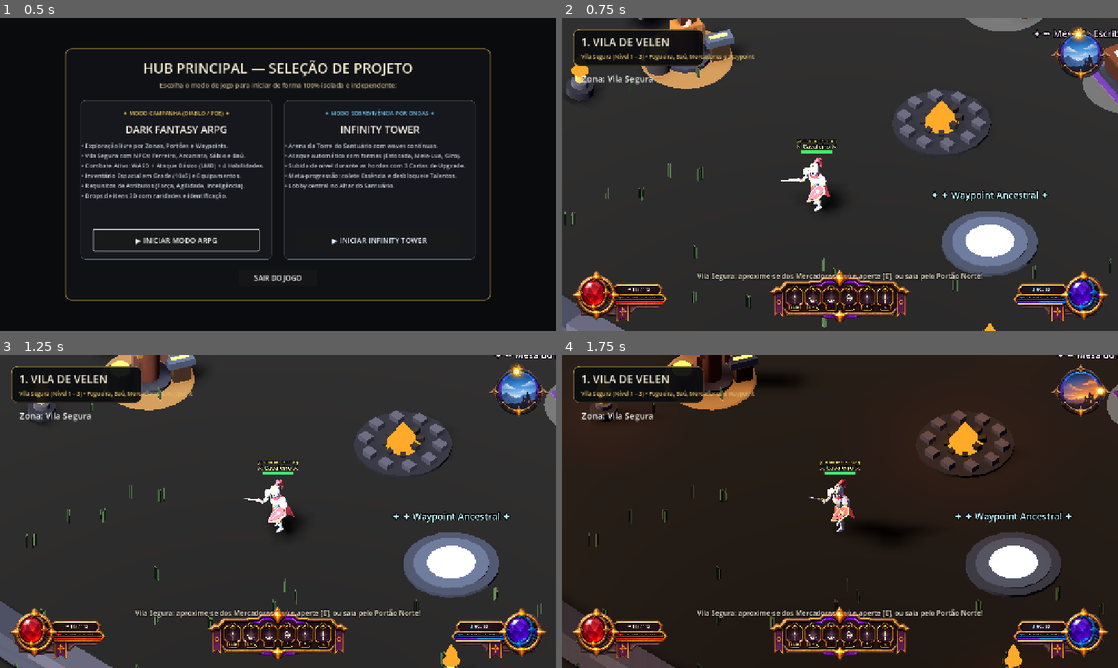
Above: before the commit, frames 1-4 (two rows, left to right).
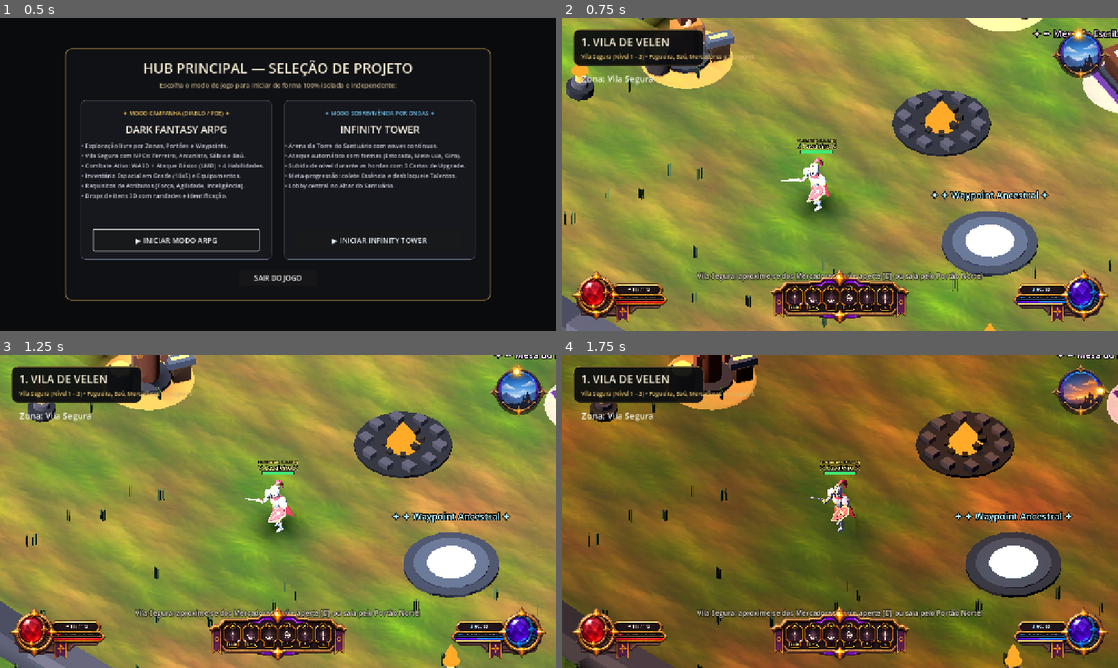
Above: after the commit, the same moments.

Repository: mguedesdev/tower-arpg
Game: Godot game, scene res://scenes/launcher.tscn
The game is run twice, just before and just after one commit, with the same random seed, the same clock (stepped at 60 frames per second) and the same inputs.
Inputs (mouse positions are in pixels of both pictures, inside the frame that each line leads up to):
- Up to frame 1 (0.5 s): no input
- Up to frame 2 (0.75 s): click "▶ INICIAR MODO ARPG" at 0.5 s
- Up to frame 3 (1.25 s): no input
- Up to frame 4 (1.75 s): tap E at 1.25 s; drag from (1079, 389) to (895, 442) at 1.27 s

Frame 1 is identical in both runs. In frame 2, 80% of the frame differs, in the area x 0-100%, y 0-100%; in frame 3, 80%; in frame 4, 80%.

Commit message:
feat(lighting): refatoracao nativa com sombras duras e textura de chao PBR

Diff:
--- /dev/null
+++ b/assets/materials/ground_terrain_material.tres
@@ -0,0 +1,13 @@
+[gd_resource type="StandardMaterial3D" format=3]
+
+[ext_resource type="Texture2D" path="res://assets/textures/grass_light_tile.png" id="1_rv1vo"]
+[ext_resource type="Texture2D" path="res://assets/textures/soil_moist_tile.png" id="2_8n7f3"]
+[ext_resource type="Texture2D" path="res://assets/textures/terrain_blend_noise.png" id="3_5jyw5"]
+
+[resource]
+albedo_texture = ExtResource("1_rv1vo")
+roughness = 0.95
+detail_enabled = true
+detail_mask = ExtResource("3_5jyw5")
+detail_albedo = ExtResource("2_8n7f3")
+uv1_scale = Vector3(10, 10, 1)
--- a/game/campaign/belt_lantern_3d.gd
+++ b/game/campaign/belt_lantern_3d.gd
@@ -319,7 +319,7 @@
 	_omni_light.omni_range = DEFAULT_LIGHT_RANGE
 	_omni_light.omni_attenuation = DEFAULT_ATTENUATION
 	_omni_light.shadow_enabled = shadow_enabled
-	_omni_light.shadow_bias = 0.06
-	_omni_light.shadow_normal_bias = 1.2
-	_omni_light.shadow_blur = 0.12
+	_omni_light.shadow_bias = 0.03
+	_omni_light.shadow_normal_bias = 1.0
+	_omni_light.shadow_blur = 0.0
 	_lantern_model_root.add_child(_omni_light)
--- a/game/campaign/town_interactable_3d.gd
+++ b/game/campaign/town_interactable_3d.gd
@@ -69,6 +69,7 @@
 	_station_light.light_energy = 0.55
 	_station_light.omni_range = 3.2
 	_station_light.omni_attenuation = 1.5
+	_station_light.shadow_blur = 0.0
 	_station_light.position = Vector3(0.0, 1.8, 0.3)
 	_station_light.add_to_group("day_night_torch_light")
 	add_child(_station_light)
--- a/game/ui/campaign/day_night_cycle_hud.gd
+++ b/game/ui/campaign/day_night_cycle_hud.gd
@@ -77,16 +77,13 @@
 	_world_env = world_env
 	if _sun_light != null:
 		_sun_light.shadow_enabled = true
-		_sun_light.directional_shadow_mode = DirectionalLight3D.SHADOW_PARALLEL_4_SPLITS
-		_sun_light.directional_shadow_max_distance = 64.0
-		_sun_light.directional_shadow_blend_splits = true
+		_sun_light.directional_shadow_mode = DirectionalLight3D.SHADOW_ORTHOGONAL
+		_sun_light.directional_shadow_max_distance = 45.0
 		_sun_light.light_angular_distance = 0.0
-		_sun_light.shadow_bias = 0.012
-		_sun_light.shadow_normal_bias = 1.2
-		_sun_light.shadow_blur = 0.05
-		_sun_light.directional_shadow_split_1 = 0.12
-		_sun_light.directional_shadow_split_2 = 0.28
-		_sun_light.directional_shadow_split_3 = 0.55
+		_sun_light.shadow_bias = 0.015
+		_sun_light.shadow_normal_bias = 1.0
+		_sun_light.shadow_blur = 0.0
+		_sun_light.shadow_opacity = 1.0
 	if _world_env != null and _world_env.environment != null:
 		_env_instance = _world_env.environment.duplicate() as Environment
 		_env_instance.tonemap_mode = Environment.TONE_MAPPER_FILMIC
@@ -219,11 +216,11 @@
 	# • Tarde: tonalidade dourada/âmbar moderada, sombras alongadas de entardecer.
 	# • Noite: luar azul e atmosfera dark fantasy com ambiente azul-violeta límpido para excelente legibilidade de relevo e caminhos.
 	var kf_night := {
-		"sun_color": Color(0.48, 0.62, 0.90),
-		"sun_energy": 0.65,
-		"shadow_opacity": 0.80,
-		"ambient_color": Color(0.34, 0.40, 0.58),
-		"ambient_energy": 0.25,
+		"sun_color": Color(0.42, 0.55, 0.88),
+		"sun_energy": 0.50,
+		"shadow_opacity": 0.85,
+		"ambient_color": Color(0.22, 0.26, 0.40),
+		"ambient_energy": 0.24,
 		"bg_color": Color(0.02, 0.025, 0.045),
 		"pitch": -0.78,
 		"yaw": 0.45,
@@ -232,8 +229,8 @@
 	var kf_dawn := {
 		"sun_color": Color(0.98, 0.92, 0.85),
 		"sun_energy": 1.20,
-		"shadow_opacity": 0.90,
-		"ambient_color": Color(0.52, 0.58, 0.68),
+		"shadow_opacity": 1.0,
+		"ambient_color": Color(0.48, 0.54, 0.65),
 		"ambient_energy": 0.30,
 		"bg_color": Color(0.06, 0.07, 0.12),
 		"pitch": -0.52,
@@ -243,8 +240,8 @@
 	var kf_morning := {
 		"sun_color": Color(0.98, 0.99, 1.0),
 		"sun_energy": 1.35,
-		"shadow_opacity": 0.92,
-		"ambient_color": Color(0.56, 0.62, 0.74),
+		"shadow_opacity": 1.0,
+		"ambient_color": Color(0.52, 0.58, 0.70),
 		"ambient_energy": 0.32,
 		"bg_color": Color(0.08, 0.12, 0.18),
 		"pitch": -0.92,
@@ -254,8 +251,8 @@
 	var kf_afternoon := {
 		"sun_color": Color(0.98, 0.99, 1.0),
 		"sun_energy": 1.35,
-		"shadow_opacity": 0.92,
-		"ambient_color": Color(0.56, 0.62, 0.74),
+		"shadow_opacity": 1.0,
+		"ambient_color": Color(0.52, 0.58, 0.70),
 		"ambient_energy": 0.32,
 		"bg_color": Color(0.08, 0.12, 0.18),
 		"pitch": -0.92,
@@ -265,8 +262,8 @@
 	var kf_dusk := {
 		"sun_color": Color(0.98, 0.82, 0.68),
 		"sun_energy": 1.10,
-		"shadow_opacity": 0.88,
-		"ambient_color": Color(0.44, 0.42, 0.56),
+		"shadow_opacity": 1.0,
+		"ambient_color": Color(0.42, 0.40, 0.55),
 		"ambient_energy": 0.28,
 		"bg_color": Color(0.06, 0.05, 0.09),
 		"pitch": -0.50,
--- a/project.godot
+++ b/project.godot
@@ -33,3 +33,7 @@
 renderer/rendering_method="gl_compatibility"
 renderer/rendering_method.mobile="gl_compatibility"
 anti_aliasing/quality/msaa_3d=2
+lights_and_shadows/directional_shadow/soft_shadow_filter_quality=0
+lights_and_shadows/directional_shadow/size=4096
+lights_and_shadows/positional_shadow/soft_shadow_filter_quality=0
+lights_and_shadows/positional_shadow/atlas_size=4096
--- a/scenes/arpg/arpg_game.tscn
+++ b/scenes/arpg/arpg_game.tscn
@@ -1,9 +1,10 @@
-[gd_scene load_steps=12 format=3]
+[gd_scene load_steps=13 format=3]
 
 [ext_resource type="Script" path="res://scripts/arpg/arpg_game.gd" id="1_arpg"]
 [ext_resource type="Script" path="res://scripts/camera_follow.gd" id="2_camera"]
 [ext_resource type="PackedScene" path="res://scenes/player.tscn" id="3_player"]
 [ext_resource type="Script" path="res://scripts/arena_art.gd" id="4_arena_art"]
+[ext_resource type="Material" path="res://assets/materials/ground_terrain_material.tres" id="5_ground_mat"]
 
 [sub_resource type="StandardMaterial3D" id="GroundMaterial"]
 albedo_color = Color(0.12, 0.10, 0.10, 1)
@@ -19,8 +20,8 @@
 background_mode = 1
 background_color = Color(0.045, 0.05, 0.065, 1)
 ambient_light_source = 2
-ambient_light_color = Color(0.22, 0.42, 0.60, 1)
-ambient_light_energy = 0.56
+ambient_light_color = Color(0.48, 0.52, 0.62, 1)
+ambient_light_energy = 0.35
 
 [sub_resource type="StyleBoxFlat" id="TitleHudPanel"]
 bg_color = Color(0.045, 0.05, 0.06, 0.94)
@@ -42,17 +43,21 @@
 
 [node name="Sun" type="DirectionalLight3D" parent="."]
 rotation = Vector3(-1.02, 0.72, 0)
-light_color = Color(0.68, 0.80, 0.95, 1)
-light_energy = 0.95
+light_color = Color(0.98, 0.99, 1, 1)
+light_energy = 1.35
 shadow_enabled = true
+shadow_bias = 0.015
+shadow_blur = 0.0
+directional_shadow_mode = 0
+directional_shadow_max_distance = 45.0
 
 [node name="Ground" type="StaticBody3D" parent="."]
 
 [node name="GroundVisual" type="MeshInstance3D" parent="Ground"]
-visible = false
+visible = true
 position = Vector3(0, -0.2, 0)
 mesh = SubResource("GroundMesh")
-surface_material_override/0 = SubResource("GroundMaterial")
+surface_material_override/0 = ExtResource("5_ground_mat")
 
 [node name="GroundCollision" type="CollisionShape3D" parent="Ground"]
 position = Vector3(0, -0.2, 0)
--- a/scenes/main.tscn
+++ b/scenes/main.tscn
@@ -1,9 +1,10 @@
-[gd_scene load_steps=12 format=3]
+[gd_scene load_steps=13 format=3]
 
 [ext_resource type="Script" path="res://scripts/main.gd" id="1_main"]
 [ext_resource type="Script" path="res://scripts/camera_follow.gd" id="2_camera"]
 [ext_resource type="PackedScene" path="res://scenes/player.tscn" id="3_player"]
 [ext_resource type="Script" path="res://scripts/arena_art.gd" id="4_arena_art"]
+[ext_resource type="Material" path="res://assets/materials/ground_terrain_material.tres" id="5_ground_mat"]
 
 [sub_resource type="StandardMaterial3D" id="GroundMaterial"]
 albedo_color = Color(0.12, 0.10, 0.10, 1)
@@ -51,17 +52,21 @@
 
 [node name="Sun" type="DirectionalLight3D" parent="."]
 rotation = Vector3(-1.02, 0.72, 0)
-light_color = Color(0.62, 0.68, 0.80, 1)
-light_energy = 0.92
+light_color = Color(0.98, 0.99, 1, 1)
+light_energy = 1.35
 shadow_enabled = true
+shadow_bias = 0.015
+shadow_blur = 0.0
+directional_shadow_mode = 0
+directional_shadow_max_distance = 45.0
 
 [node name="Ground" type="StaticBody3D" parent="."]
 
 [node name="GroundVisual" type="MeshInstance3D" parent="Ground"]
-visible = false
+visible = true
 position = Vector3(0, -0.2, 0)
 mesh = SubResource("GroundMesh")
-surface_material_override/0 = SubResource("GroundMaterial")
+surface_material_override/0 = ExtResource("5_ground_mat")
 
 [node name="GroundCollision" type="CollisionShape3D" parent="Ground"]
 position = Vector3(0, -0.2, 0)
--- a/scenes/tower/tower_game.tscn
+++ b/scenes/tower/tower_game.tscn
@@ -1,9 +1,10 @@
-[gd_scene load_steps=12 format=3]
+[gd_scene load_steps=13 format=3]
 
 [ext_resource type="Script" path="res://scripts/tower/tower_game.gd" id="1_tower"]
 [ext_resource type="Script" path="res://scripts/camera_follow.gd" id="2_camera"]
 [ext_resource type="PackedScene" path="res://scenes/player.tscn" id="3_player"]
 [ext_resource type="Script" path="res://scripts/arena_art.gd" id="4_arena_art"]
+[ext_resource type="Material" path="res://assets/materials/ground_terrain_material.tres" id="5_ground_mat"]
 
 [sub_resource type="StandardMaterial3D" id="GroundMaterial"]
 albedo_color = Color(0.12, 0.10, 0.10, 1)
@@ -42,17 +43,21 @@
 
 [node name="Sun" type="DirectionalLight3D" parent="."]
 rotation = Vector3(-1.02, 0.72, 0)
-light_color = Color(0.62, 0.68, 0.80, 1)
-light_energy = 0.92
+light_color = Color(0.98, 0.99, 1, 1)
+light_energy = 1.35
 shadow_enabled = true
+shadow_bias = 0.015
+shadow_blur = 0.0
+directional_shadow_mode = 0
+directional_shadow_max_distance = 45.0
 
 [node name="Ground" type="StaticBody3D" parent="."]
 
 [node name="GroundVisual" type="MeshInstance3D" parent="Ground"]
-visible = false
+visible = true
 position = Vector3(0, -0.2, 0)
 mesh = SubResource("GroundMesh")
-surface_material_override/0 = SubResource("GroundMaterial")
+surface_material_override/0 = ExtResource("5_ground_mat")
 
 [node name="GroundCollision" type="CollisionShape3D" parent="Ground"]
 position = Vector3(0, -0.2, 0)
--- a/scripts/arena_art.gd
+++ b/scripts/arena_art.gd
@@ -141,39 +141,32 @@
 	return mesh
 
 func _build_ground(noise_seed: int = 90420) -> void:
-	# Uma unica malha continua substitui os antigos 676 quadrados verdes.
-	# Mantemos a colisao existente em main.tscn, pois esta etapa e SOMENTE visual.
-	# O relevo e sutil e fica abaixo do piso fisico para evitar obstaculos falsos.
+	# Material padrao nativo PBR do Godot com texturas estilizadas de grama, terra e mascara
+	var terrain_mat: StandardMaterial3D = load("res://assets/materials/ground_terrain_material.tres") as StandardMaterial3D
+	if terrain_mat == null:
+		var grass_tex: Texture2D = load("res://assets/textures/grass_light_tile.png") as Texture2D
+		var dirt_tex: Texture2D = load("res://assets/textures/soil_moist_tile.png") as Texture2D
+		var blend_tex: Texture2D = load("res://assets/textures/terrain_blend_noise.png") as Texture2D
+		terrain_mat = StandardMaterial3D.new()
+		terrain_mat.albedo_texture = grass_tex
+		terrain_mat.roughness = 0.95
+		terrain_mat.detail_enabled = true
+		terrain_mat.detail_mask = blend_tex
+		terrain_mat.detail_albedo = dirt_tex
+		terrain_mat.detail_blend_mode = BaseMaterial3D.BLEND_MODE_MIX
+		terrain_mat.uv1_scale = Vector3(10.0, 10.0, 1.0)
+		terrain_mat.texture_filter = BaseMaterial3D.TEXTURE_FILTER_LINEAR_WITH_MIPMAPS
+
+	# Garante que o GroundVisual da cena principal esteja visivel e com o material de terreno
+	var ground_vis: MeshInstance3D = get_node_or_null("../Ground/GroundVisual") as MeshInstance3D
+	if ground_vis != null:
+		ground_vis.visible = true
+		ground_vis.material_override = terrain_mat
+
 	var soil_base := _box(Vector3(0.0, -0.37, 0.0), Vector3(ARENA_SIZE + 6.0, 0.60, ARENA_SIZE + 6.0), COLOR_SOIL_DARK)
 	soil_base.cast_shadow = GeometryInstance3D.SHADOW_CASTING_SETTING_OFF
 
-	var terrain_shader: Shader = load("res://assets/materials/terrain_ground.gdshader") as Shader
-	var grass_light_texture: Texture2D = load("res://assets/textures/grass_light_tile.png") as Texture2D
-	var grass_dark_texture: Texture2D = load("res://assets/textures/grass_dark_tile.png") as Texture2D
-	var dirt_texture: Texture2D = load("res://assets/textures/soil_moist_tile.png") as Texture2D
-	var blend_texture: Texture2D = load("res://assets/textures/terrain_blend_noise.png") as Texture2D
-	if terrain_shader == null or grass_dark_texture == null or dirt_texture == null or blend_texture == null:
-		push_error("Terreno v0.16: shader ou texturas ausentes em res://assets/.")
-		var fallback := _box(Vector3(0.0, -0.055, 0.0), Vector3(ARENA_SIZE, 0.08, ARENA_SIZE), COLOR_GRASS_B)
-		fallback.name = "Ground_Fallback_Assets_Missing"
-		return
-
-	if grass_light_texture == null:
-		grass_light_texture = grass_dark_texture
-
-	var material := ShaderMaterial.new()
-	material.shader = terrain_shader
-	material.set_shader_parameter("grass_light_tex", grass_light_texture)
-	material.set_shader_parameter("grass_dark_tex", grass_dark_texture)
-	material.set_shader_parameter("grass_tex", grass_light_texture)
-	material.set_shader_parameter("dirt_tex", dirt_texture)
-	material.set_shader_parameter("blend_noise_tex", blend_texture)
-	material.set_shader_parameter("color_boost", 1.08)
-	material.set_shader_parameter("ambient_fill", 0.015)
-	material.set_shader_parameter("dirt_mix_width", 0.28)
-	material.set_shader_parameter("grass_noise_scale", 0.16)
-
-	# Noise apenas na construcao, nao ha calculo procedural por frame.
+	# Noise apenas na construcao para o relevo suave
 	var terrain_noise := FastNoiseLite.new()
 	terrain_noise.seed = noise_seed
 	terrain_noise.noise_type = FastNoiseLite.TYPE_SIMPLEX_SMOOTH
@@ -195,45 +188,25 @@
 	var spacing: float = ARENA_SIZE / float(TERRAIN_STEPS)
 	var heights := PackedFloat32Array()
 	heights.resize(side * side)
-	var dirt_weights := PackedFloat32Array()
-	dirt_weights.resize(side * side)
 
 	for zi in range(side):
 		for xi in range(side):
 			var px: float = float(xi) * spacing - ARENA_SIZE * 0.5
 			var pz: float = float(zi) * spacing - ARENA_SIZE * 0.5
 			var radial: float = Vector2(px, pz).length()
-			var broad: float = terrain_noise.get_noise_2d(px, pz)
 			var detail: float = detail_noise.get_noise_2d(px, pz)
 			var relief: float = relief_noise.get_noise_2d(px, pz)
 
-			# Centro plano, bordas com uma ondulacao minima para preservar a jogabilidade.
-			var relief_factor: float = smoothstep(10.0, 18.0, radial)
-			var height: float = clampf(-0.030 + relief_factor * (relief * 0.042 + detail * 0.012), -0.075, -0.012)
-
-			# Clareira do altar/vila e estrada sinuosa Norte-Sul (no modo Campanha ARPG)
-			var altar_dirt: float = 1.0 - smoothstep(5.5, 9.0, radial + broad * 1.0)
-			var curving_trail: float = pz - sin(px * 0.22) * 1.5
-			var trail_width: float = absf(curving_trail) + broad * 0.35
-			var dirt_trail: float = (1.0 - smoothstep(0.9, 2.2, trail_width)) * smoothstep(5.5, 9.5, absf(px)) * 0.84
-			if _is_campaign_mode:
-				var ns_road_center: float = sin(pz * 0.16) * (0.8 if _is_town_zone else 2.6)
-				var ns_dist: float = absf(px - ns_road_center) + broad * 0.28
-				var ns_road: float = 1.0 - smoothstep(1.6, 3.1, ns_dist)
-				dirt_trail = maxf(dirt_trail, ns_road * 0.96)
-				if _is_town_zone:
-					altar_dirt = 1.0 - smoothstep(8.2, 11.8, radial + broad * 0.8)
-			var dirt_patches: float = smoothstep(0.17, 0.65, broad * 0.88 + detail * 0.25 + 0.21) * 0.66
-			var dirt_mask: float = clampf(maxf(altar_dirt * 0.95, maxf(dirt_trail, dirt_patches)), 0.0, 1.0)
+			# Centro perfeitamente nivelado com a fisica (Y=0.0), bordas com relevo suave organico
+			var relief_factor: float = smoothstep(12.0, 20.0, radial)
+			var height: float = clampf(relief_factor * (relief * 0.025 + detail * 0.010), -0.018, 0.024)
 
 			var idx: int = zi * side + xi
 			heights[idx] = height
-			dirt_weights[idx] = dirt_mask
 
 	var positions := PackedVector3Array()
 	var normals := PackedVector3Array()
 	var uvs := PackedVector2Array()
-	var colors := PackedColorArray()
 	var indices := PackedInt32Array()
 
 	for zi in range(side):
@@ -241,10 +214,8 @@
 			var px: float = float(xi) * spacing - ARENA_SIZE * 0.5
 			var pz: float = float(zi) * spacing - ARENA_SIZE * 0.5
 			var idx: int = zi * side + xi
-			positions.append(Vector3(px, heights[idx], pz))
-			uvs.append(Vector2(px / TEXTURE_WORLD_METERS, pz / TEXTURE_WORLD_METERS))
-			# O canal vermelho da cor do vertice define a quantidade de terra.
-			colors.append(Color(dirt_weights[idx], 0.0, 0.0, 1.0))
+			positions.append(Vector3(px, heights[idx] + 0.001, pz))
+			uvs.append(Vector2((px + ARENA_SIZE * 0.5) / ARENA_SIZE, (pz + ARENA_SIZE * 0.5) / ARENA_SIZE))
 
 			var left_x: int = maxi(xi - 1, 0)
 			var right_x: int = mini(xi + 1, TERRAIN_STEPS)
@@ -254,9 +225,6 @@
 			var gradient_z: float = (heights[down_z * side + xi] - heights[up_z * side + xi]) / (maxi(up_z - down_z, 1) * spacing)
 			normals.append(Vector3(gradient_x, 1.0, gradient_z).normalized())
 
-	# Indices com winding frontal CCW (Counter-Clockwise) voltado para cima (+Y),
-	# garantindo que as normais geométricas apontem para o sol e o terreno receba
-	# luz direcional e sombras 3D perfeitamente com cull_back padrão do Godot 4.
 	for zi in range(TERRAIN_STEPS):
 		for xi in range(TERRAIN_STEPS):
 			var a: int = zi * side + xi
@@ -275,11 +243,10 @@
 	arrays[Mesh.ARRAY_VERTEX] = positions
 	arrays[Mesh.ARRAY_NORMAL] = normals
 	arrays[Mesh.ARRAY_TEX_UV] = uvs
-	arrays[Mesh.ARRAY_COLOR] = colors
 	arrays[Mesh.ARRAY_INDEX] = indices
 	var terrain_mesh := ArrayMesh.new()
 	terrain_mesh.add_surface_from_arrays(Mesh.PRIMITIVE_TRIANGLES, arrays)
-	var terrain_node := _mesh_instance("Terrain_Continuous_Grass_Dirt", terrain_mesh, material)
+	var terrain_node := _mesh_instance("Terrain_Continuous_Grass_Dirt", terrain_mesh, terrain_mat)
 	terrain_node.cast_shadow = GeometryInstance3D.SHADOW_CASTING_SETTING_OFF
 	print("Cenario v0.16: terreno continuo criado (%d vertices, %d triangulos)." % [positions.size(), int(float(indices.size()) / 3.0)])
 
@@ -320,6 +287,8 @@
 	shrine_light.omni_range = 8.0
 	shrine_light.omni_attenuation = 1.35
 	shrine_light.shadow_enabled = true
+	shrine_light.shadow_blur = 0.0
+	shrine_light.shadow_bias = 0.04
 	shrine_light.add_to_group("day_night_torch_light")
 	add_child(shrine_light)
 
@@ -511,6 +480,9 @@
 	brazier_light.light_energy = 0.65
 	brazier_light.omni_range = 4.5
 	brazier_light.omni_attenuation = 1.45
+	brazier_light.shadow_enabled = true
+	brazier_light.shadow_blur = 0.0
+	brazier_light.shadow_bias = 0.04
 	brazier_light.add_to_group("day_night_torch_light")
 	root.add_child(brazier_light)
 
@@ -568,6 +540,9 @@
 	camp_light.light_energy = 1.15
 	camp_light.omni_range = 7.5
 	camp_light.omni_attenuation = 1.45
+	camp_light.shadow_enabled = true
+	camp_light.shadow_blur = 0.0
+	camp_light.shadow_bias = 0.04
 	camp_light.add_to_group("day_night_torch_light")
 	add_child(camp_light)
 
--- a/tests/test_lighting_and_shadows_suite.gd
+++ b/tests/test_lighting_and_shadows_suite.gd
@@ -58,11 +58,13 @@
 	assert(geom_n.y > 0.90, "Normal geométrica da face do terreno deve apontar para cima (+Y) para receber luz e sombras!")
 	print("[OK] Auditoria Geométrica: Normal frontal do terreno aponta para cima (+Y = %.4f). Winding CCW verificado." % geom_n.y)
 
-	var sh_mat := terrain.material_override as ShaderMaterial
-	assert(sh_mat != null, "Material do terreno deve ser ShaderMaterial")
-	var sh_code: String = sh_mat.shader.code
-	assert(sh_code.contains("render_mode cull_back"), "Shader do terreno deve utilizar cull_back padrão para renderização frontal correta.")
-	print("[OK] Auditoria Shader: terrain_ground.gdshader utiliza render_mode cull_back.")
+	var mat_std := terrain.material_override as StandardMaterial3D
+	assert(mat_std != null, "Material do terreno deve ser StandardMaterial3D nativo do Godot")
+	assert(mat_std.albedo_texture != null, "Textura de grama albedo deve estar carregada no material")
+	assert(mat_std.detail_enabled == true, "Detail texturing deve estar ativo para blending de terra")
+	assert(mat_std.detail_albedo != null, "Textura de terra (soil) deve estar carregada no detail_albedo")
+	assert(mat_std.detail_mask != null, "Mascara de ruido (noise) deve estar carregada no detail_mask")
+	print("[OK] Auditoria Material: StandardMaterial3D nativo com grama, terra e mascara de blending verificado.")
 
 	# -------------------------------------------------------------------------
 	# CENÁRIO 1: Personagem parado ao Meio-Dia (time_of_day = 0.50)
@@ -72,8 +74,10 @@
 	await process_frame
 
 	assert(sun.shadow_enabled == true, "Sombras do sol devem estar habilitadas")
-	assert(sun.directional_shadow_mode == DirectionalLight3D.SHADOW_PARALLEL_4_SPLITS, "Modo de sombra deve ser PSSM 4 Splits para cobertura suave no ARPG")
-	assert(sun.directional_shadow_max_distance >= 60.0, "Distância máxima da sombra deve cobrir toda a arena isométrica (>= 60m)")
+	assert(sun.directional_shadow_mode == DirectionalLight3D.SHADOW_ORTHOGONAL, "Modo de sombra deve ser Ortogonal para silhueta dura e sem emendas de cascata")
+	assert(sun.directional_shadow_max_distance >= 40.0, "Distancia maxima da sombra deve cobrir a arena isometrica (>= 40m)")
+	assert(sun.shadow_blur == 0.0, "Shadow blur deve ser 0.0 para sombras duras e recortadas")
+	assert(int(ProjectSettings.get_setting("rendering/lights_and_shadows/directional_shadow/soft_shadow_filter_quality")) == 0, "Filtro de sombra direcional deve ser Hard (qualidade 0)")
 	assert(sun.light_color.r > 0.95 and sun.light_color.g > 0.95 and sun.light_color.b > 0.98, "Luz solar ao meio-dia deve ser clara, neutra/branca, sem amarelado excessivo")
 	assert(sun.light_energy >= 1.20, "Energia solar ao meio-dia deve garantir contraste limpo")
 
@@ -200,9 +204,9 @@
 	var cam_start_pos := camera.global_position
 	camera.global_position += Vector3(12.0, 0.0, 12.0)
 	await process_frame
-	assert(sun.directional_shadow_max_distance >= 60.0, "Cascades cobrem a visão da câmera com folga sem recortes abruptos")
+	assert(sun.directional_shadow_max_distance >= 40.0, "Projecao ortogonal cobre a visao da camera com folga sem recortes abruptos")
 	camera.global_position = cam_start_pos
-	print("[OK] Câmera em Movimento: Estabilidade das cascatas de sombra mantida em deslocamento isométrico.")
+	print("[OK] Camera em Movimento: Estabilidade e nitidez das sombras mantida em deslocamento isometrico.")
 
 	# -------------------------------------------------------------------------
 	# AVALIAÇÃO DE DESEMPENHO
